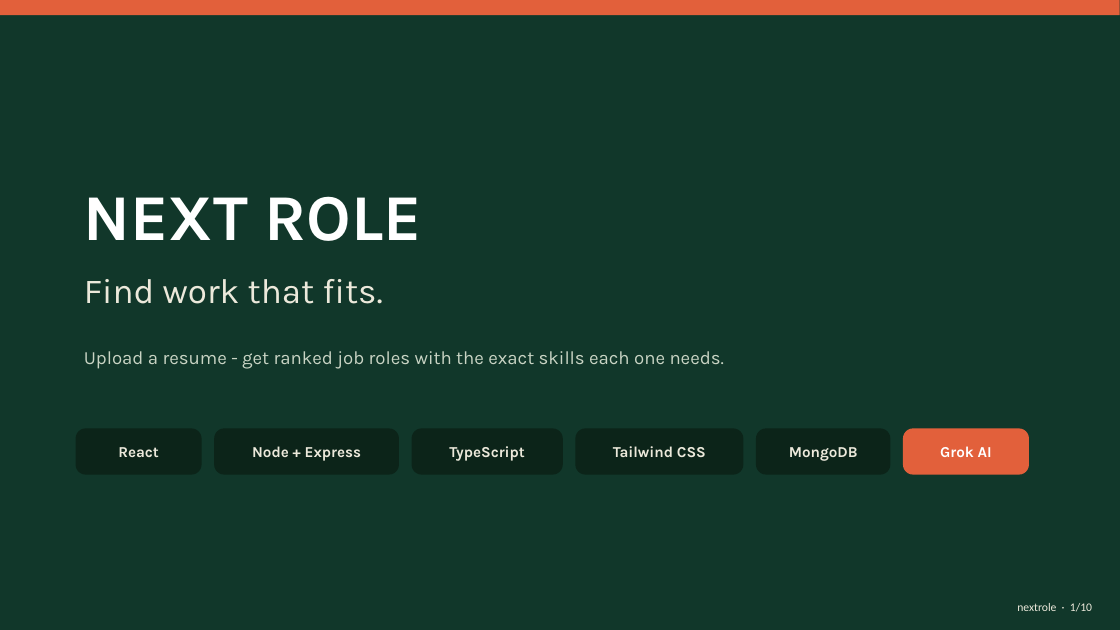
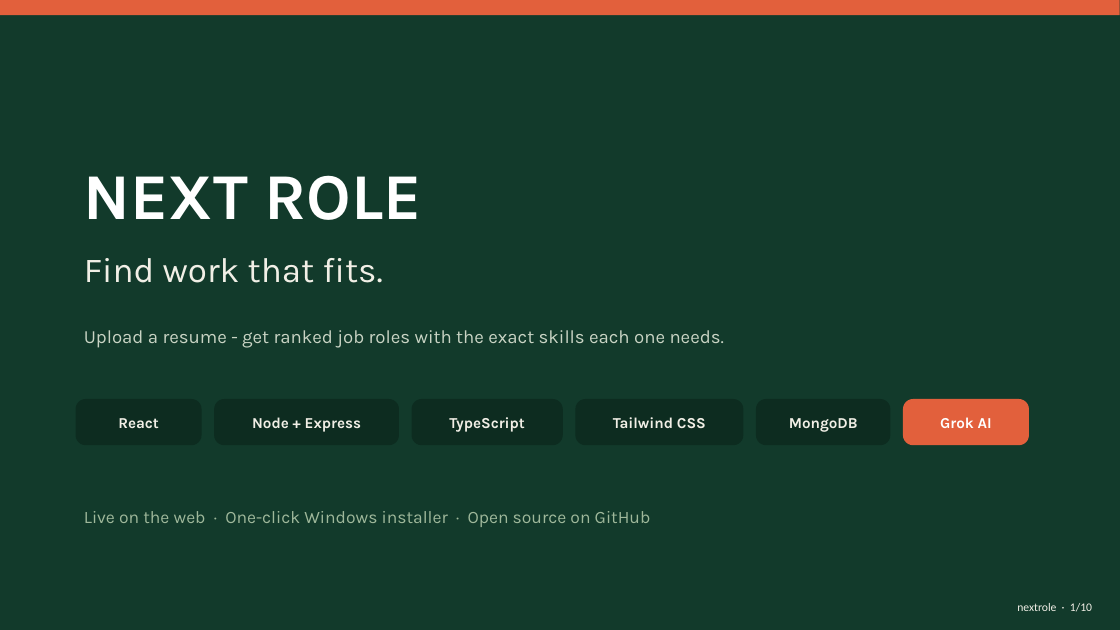
Before and after one commit to saxenavansh070-droid/nextrole, a slide deck: slide 1 of docs/NextRole-Presentation.pptx. Drawn at 1120x630 pixels with LibreOffice and Linux fonts; fonts in the diff are those of the drawing. Boxes give left, top, right and bottom in pixels: in the first picture for what was removed or moved away, otherwise in the second. Text is boxed around its words. In the diff, an @@ line names an element or a change of style, - is before the commit and + after.

```diff
--- a/docs/NextRole-Presentation.pptx
+++ b/docs/NextRole-Presentation.pptx
@@ background #11372A to #123A2B @@
@@ 3 texts: place and size @@
-3 texts at (84,196,724,369)
+3 texts at (84,175,724,348)
@@ text colour #ECE9DB to #F1EFE6 in 6 elements at (84,258,383,283), (118,418,159,428), (252,417,361,432), (449,417,524,432), (613,417,706,428), (789,418,858,432) @@
@@ fill #0C2419 to #0D2C20 in 5 elements at (76,399,202,445), (214,399,399,445), (412,399,563,445), (576,399,744,445), (756,399,891,445) @@
@@ 6 texts, 6 rounded rectangles: place and size @@
-6 texts, 6 rounded rectangles at (76,429,1029,475)
+6 texts, 6 rounded rectangles at (76,399,1029,445)
@@ rounded rectangle at (903,399,1029,445): fill #E2603B to #E2603C @@
@@ text added at (84,511,651,527), 15 pt, text #9FB89B @@
+Live on the web · One-click Windows installer · Open source on GitHub
```
Also in this commit, not shown: 9 other slides changed.
